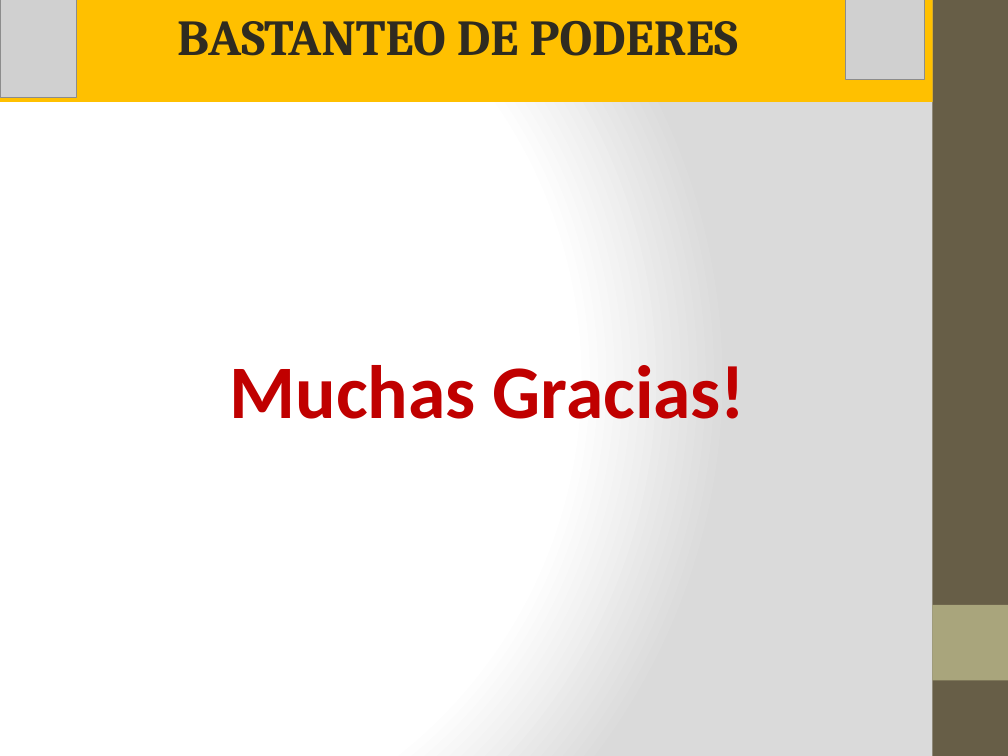
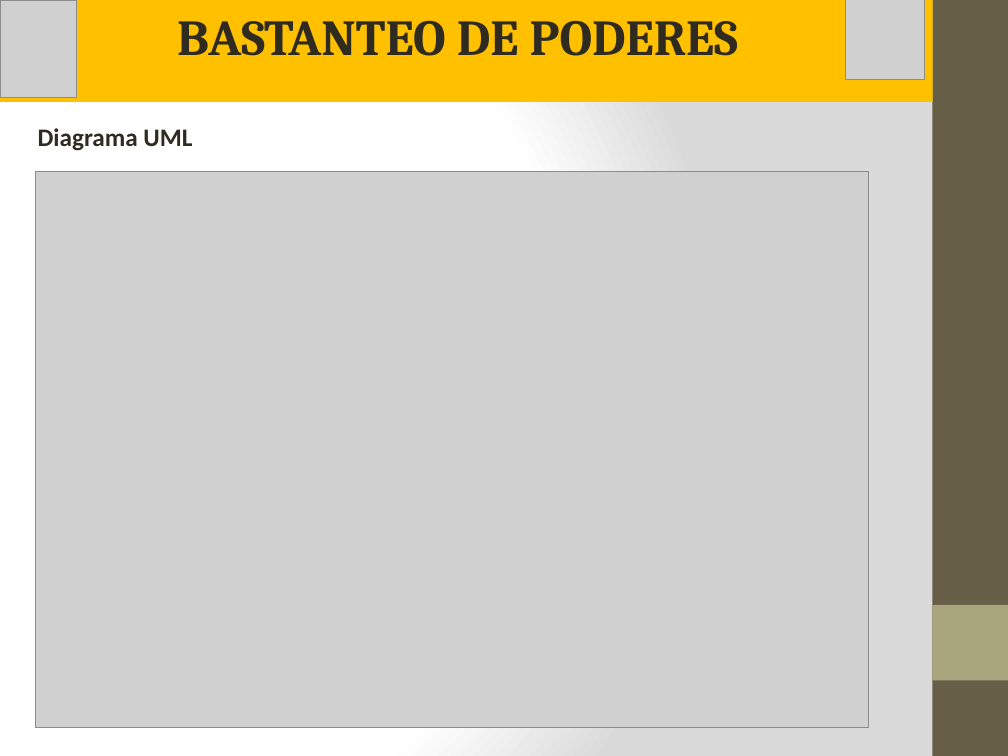
Before and after one commit to vannygabrielli/FinalProjectPeruBank, a slide deck: slide 13 of Documentacion/Presentacion ppt.pptx (slide 12 before the commit). Drawn at 1008x756 pixels with LibreOffice and Linux fonts; fonts in the diff are those of the drawing; grey boxes stand for pictures. Boxes give left, top, right and bottom in pixels: in the first picture for what was removed or moved away, otherwise in the second. Text is boxed around its words. In the diff, an @@ line names an element or a change of style, - is before the commit and + after.

```diff
--- a/Documentacion/Presentacion ppt.pptx
+++ b/Documentacion/Presentacion ppt.pptx
@@ text added at (38, 128, 192, 151), 18 pt, text #2F2B20, bold @@
+Diagrama UML
@@ picture added at (35, 171, 868, 727) @@
@@ text removed at (230, 365, 746, 419) @@
-Muchas Gracias!
```
Also in this commit, not shown: 5 other slides changed, 3 slides added, 23 other files.
